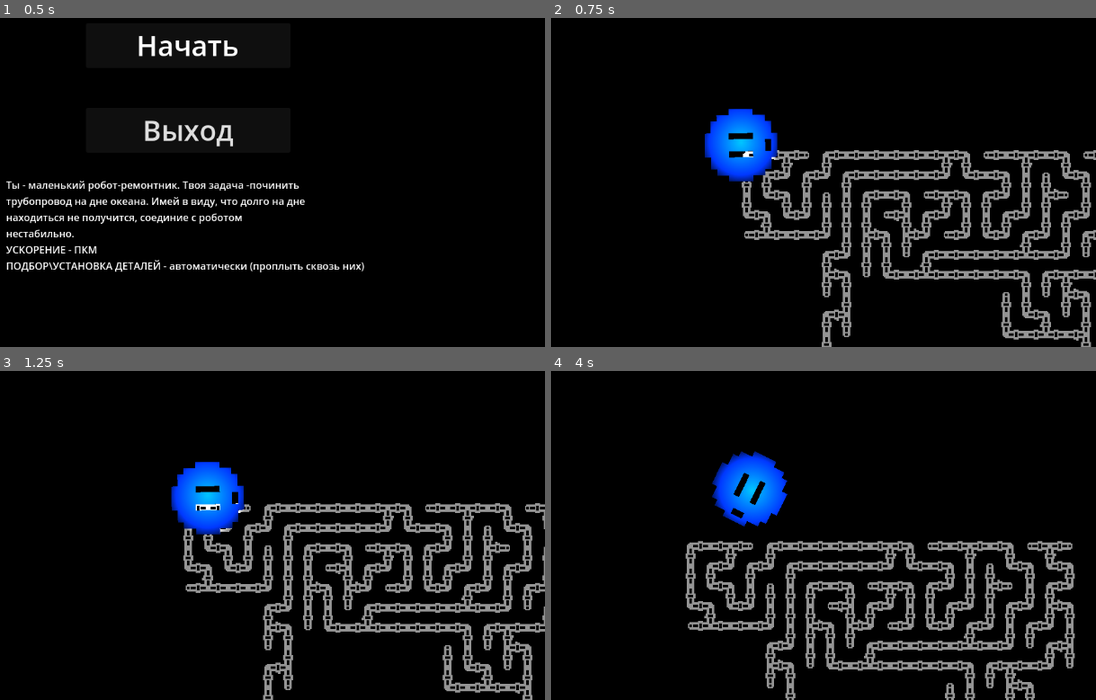
Above: before the commit, frames 1-4 (two rows, left to right).
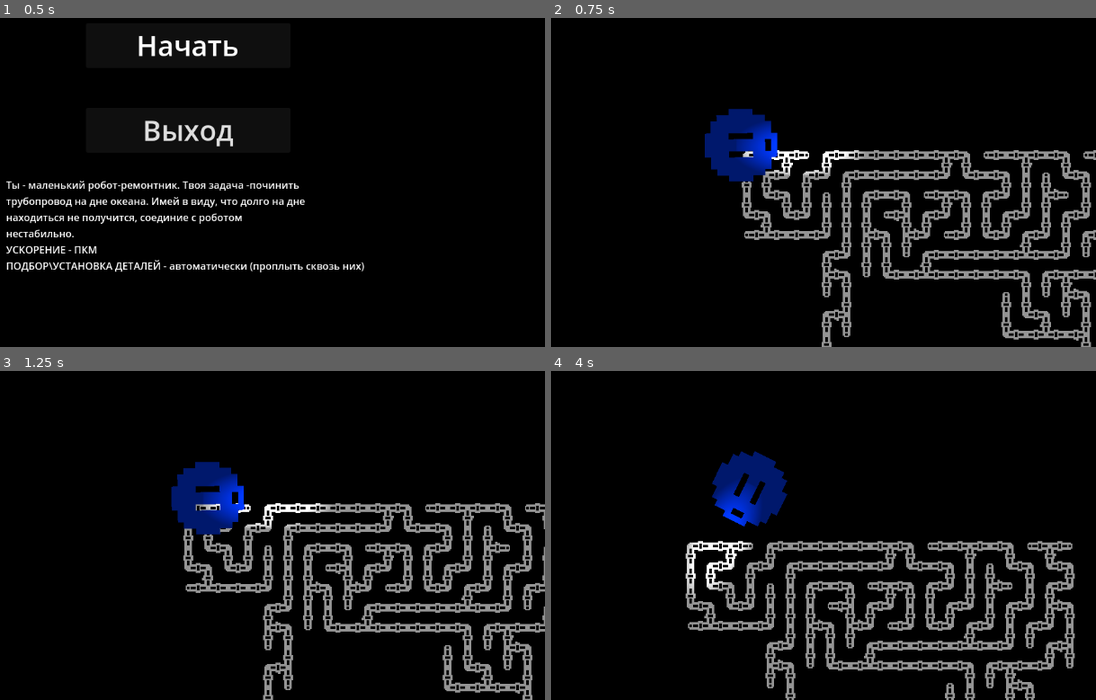
Above: after the commit, the same moments.

Repository: Overlord1704/PashtetJam1
Game: Godot game, scene res://scenes/StartMenu/start_menu.tscn
Two runs of this game, one before a commit and one after it. Both use one fixed random seed, a clock stepped at 60 frames per second and the inputs below.
Inputs (mouse positions are in pixels of both pictures, inside the frame that each line leads up to):
- Up to frame 1 (0.5 s): no input
- Up to frame 2 (0.75 s): click "Начать" at 0.5 s
- Up to frame 3 (1.25 s): no input
- Up to frame 4 (4 s): move the mouse to (894, 479) at 1.27 s; click (894, 479) at 1.42 s; move the mouse to (594, 519) at 2.02 s; click (594, 519) at 2.17 s; move the mouse to (807, 410) at 2.77 s; click (807, 410) at 2.92 s; move the mouse to (698, 578) at 3.52 s; click (698, 578) at 3.67 s

Frame 1 is identical in both runs. In frame 2, 2.5% of the frame differs, in the area x 28-58%, y 27-50%; in frame 3, 2.4%; in frame 4, 2.7%, in the area x 24-44%, y 24-69%.

Commit message:
Изменил освещение

Diff:
--- a/scenes/Level/level.tscn
+++ b/scenes/Level/level.tscn
@@ -10,5 +10,6 @@
 [node name="Player" parent="." instance=ExtResource("1_0m6js")]
 
 [node name="DirectionalLight2D" type="DirectionalLight2D" parent="."]
+scale = Vector2(4.05881, 1.8055)
 energy = 0.42
 blend_mode = 1
--- a/scenes/Player/player.tscn
+++ b/scenes/Player/player.tscn
@@ -9,14 +9,15 @@
 [sub_resource type="RectangleShape2D" id="RectangleShape2D_s8obx"]
 size = Vector2(128, 128)
 
-[sub_resource type="Gradient" id="Gradient_q78ui"]
+[sub_resource type="Gradient" id="Gradient_yr2km"]
+offsets = PackedFloat32Array(0.246753, 0.967532)
 colors = PackedColorArray(1, 1, 1, 1, 0, 0, 0, 1)
 
-[sub_resource type="GradientTexture2D" id="GradientTexture2D_m2bgk"]
-gradient = SubResource("Gradient_q78ui")
+[sub_resource type="GradientTexture2D" id="GradientTexture2D_sofmp"]
+gradient = SubResource("Gradient_yr2km")
 fill = 1
-fill_from = Vector2(0.5, 0.463)
-fill_to = Vector2(0.857798, 0.12844)
+fill_from = Vector2(0.486239, 0.536697)
+fill_to = Vector2(0.986239, 0.775229)
 
 [node name="Player" type="CharacterBody2D" node_paths=PackedStringArray("VelocityComponent")]
 collision_mask = 2
@@ -45,6 +46,6 @@
 position_smoothing_speed = 1.0
 
 [node name="PointLight2D" type="PointLight2D" parent="."]
-scale = Vector2(2.04, 2.11142)
-energy = 4.3
-texture = SubResource("GradientTexture2D_m2bgk")
+position = Vector2(96, 0)
+scale = Vector2(3.25, 1.5)
+texture = SubResource("GradientTexture2D_sofmp")
